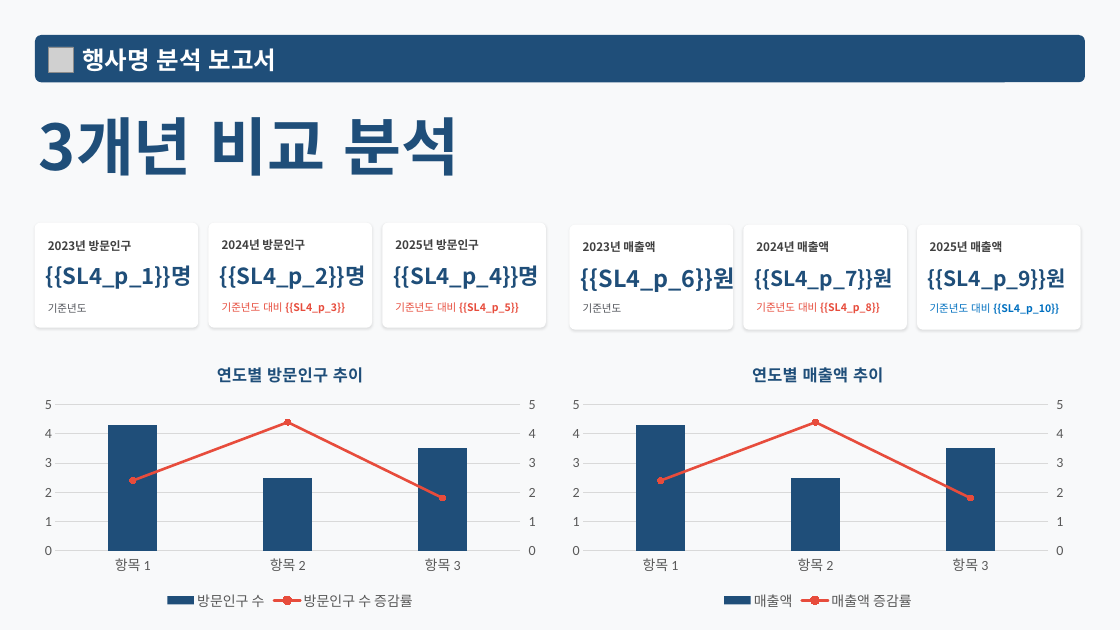
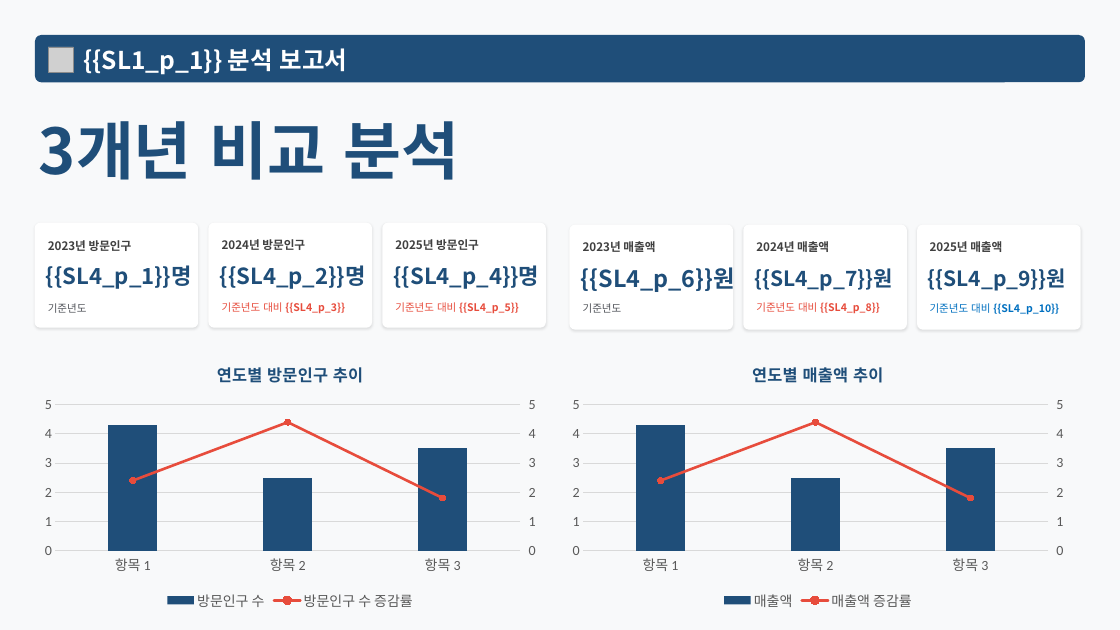
Before and after one commit to roddms/auto-report, a slide deck: slide 4 of template/master.pptx. Drawn at 1120x630 pixels with LibreOffice and Linux fonts; fonts in the diff are those of the drawing; grey boxes stand for pictures. Boxes give left, top, right and bottom in pixels: in the first picture for what was removed or moved away, otherwise in the second. Text is boxed around its words. In the diff, an @@ line names an element or a change of style, - is before the commit and + after.

```diff
--- a/template/master.pptx
+++ b/template/master.pptx
@@ text at bbox=[83, 48, 348, 75]: text changed @@
-행사명 분석 보고서
+{{SL1_p_1}} 분석 보고서
@@ text "3개년 비교 분석": place and size @@
-text "3개년 비교 분석" at bbox=[39, 117, 459, 176]
+text "3개년 비교 분석" at bbox=[39, 121, 459, 180]
```
Also in this commit, not shown: 10 other slides changed, 17 other files.
